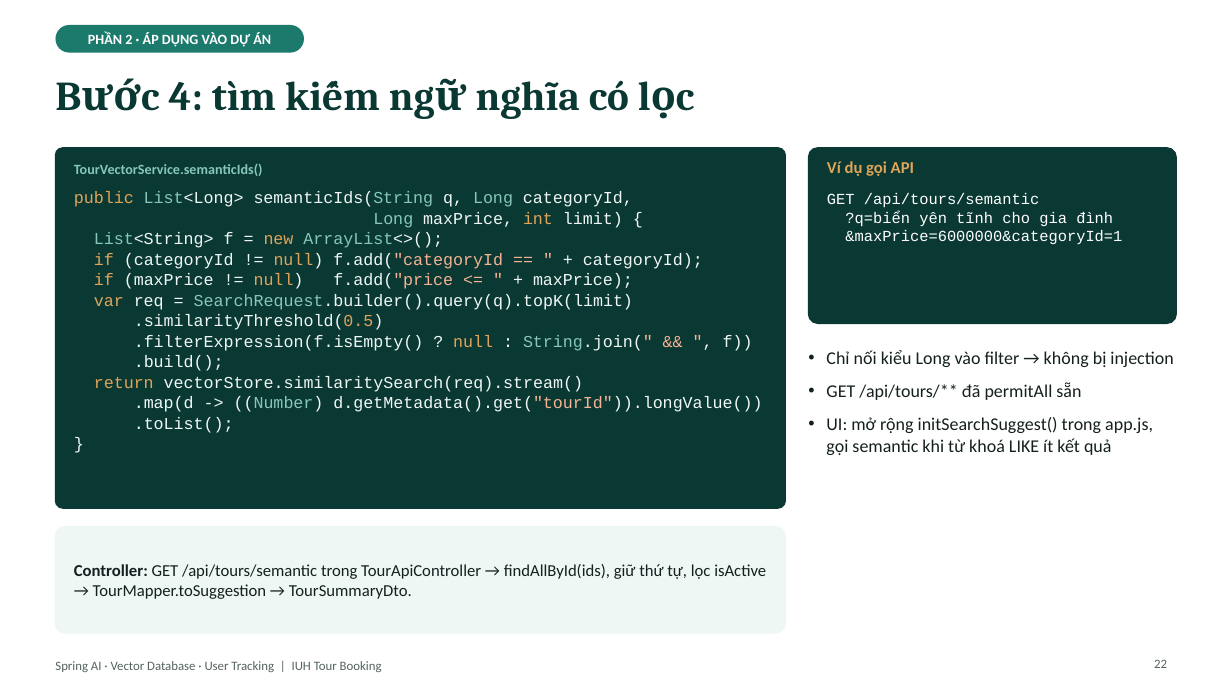
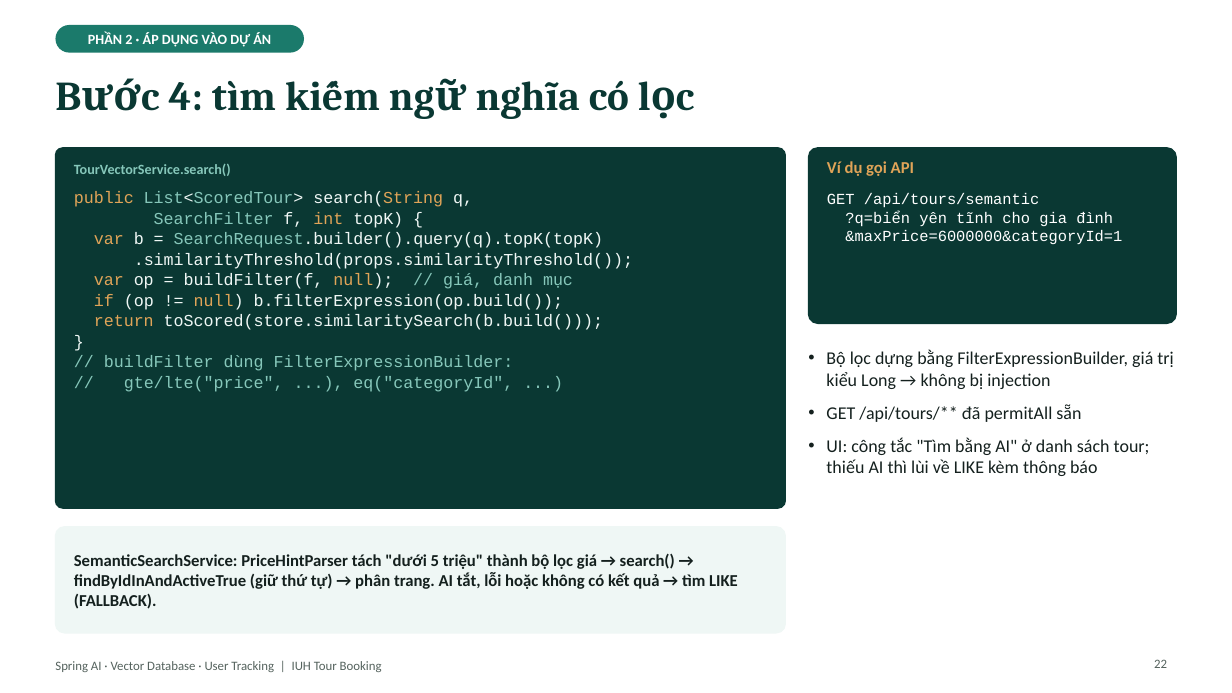
Before and after one commit to kanele05/project_www, a slide deck: slide 22 of docs/presentation/SpringAI_VectorDB_UserTracking.pptx. Drawn at 1232x693 pixels with LibreOffice and Linux fonts; fonts in the diff are those of the drawing. Boxes give left, top, right and bottom in pixels: in the first picture for what was removed or moved away, otherwise in the second. Text is boxed around its words. In the diff, an @@ line names an element or a change of style, - is before the commit and + after.

```diff
--- a/docs/presentation/SpringAI_VectorDB_UserTracking.pptx
+++ b/docs/presentation/SpringAI_VectorDB_UserTracking.pptx
@@ text at [74,164,231,176]: text changed @@
-TourVectorService.semanticIds()
+TourVectorService.search()
@@ text at [74,191,633,330]: text changed @@
-public List<Long> semanticIds(String q, Long categoryId,
-Long maxPrice, int limit) {
-List<String> f = new ArrayList<>();
-if (categoryId != null) f.add("categoryId == " + categoryId);
-if (maxPrice != null) f.add("price <= " + maxPrice);
-var req = SearchRequest.builder().query(q).topK(limit)
-.similarityThreshold(0.5)
-.filterExpression(f.isEmpty() ? null : String.join(" && ", f))
-.build();
-return vectorStore.similaritySearch(req).stream()
-.map(d -> ((Number) d.getMetadata().get("tourId")).longValue())
-.toList();
+public List<ScoredTour> search(String q,
+SearchFilter f, int topK) {
+var b = SearchRequest.builder().query(q).topK(topK)
+.similarityThreshold(props.similarityThreshold());
+var op = buildFilter(f, null); // giá, danh mục
+if (op != null) b.filterExpression(op.build());
+return toScored(store.similaritySearch(b.build()));
@@ text at [104,355,514,392]: paragraphs added @@
+// buildFilter dùng FilterExpressionBuilder:
+// gte/lte("price", ...), eq("categoryId", ...)
@@ text at [826,349,1173,389]: text changed @@
-• Chỉ nối kiểu Long vào filter → không bị injection
+• Bộ lọc dựng bằng FilterExpressionBuilder, giá trị kiểu Long → không bị injection
@@ text at [826,437,1150,476]: text changed @@
-• UI: mở rộng initSearchSuggest() trong app.js, gọi semantic khi từ khoá LIKE ít kết quả
+• UI: công tắc "Tìm bằng AI" ở danh sách tour; thiếu AI thì lùi về LIKE kèm thông báo
@@ text at [74,554,738,609]: text changed; bold on @@
-Controller: GET /api/tours/semantic trong TourApiController → findAllById(ids), giữ thứ tự, lọc isActive → TourMapper.toSuggestion → TourSummaryDto.
+SemanticSearchService: PriceHintParser tách "dưới 5 triệu" thành bộ lọc giá → search() → findByIdInAndActiveTrue (giữ thứ tự) → phân trang. AI tắt, lỗi hoặc không có kết quả → tìm LIKE (FALLBACK).
```
Also in this commit, not shown: 20 other slides changed, 3 other files.
